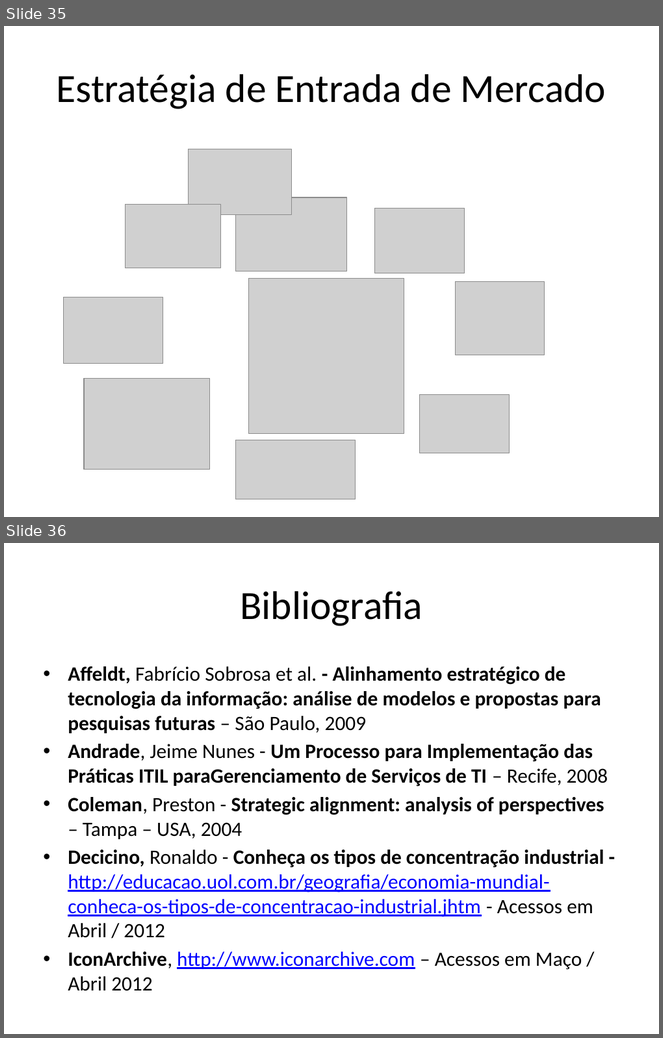
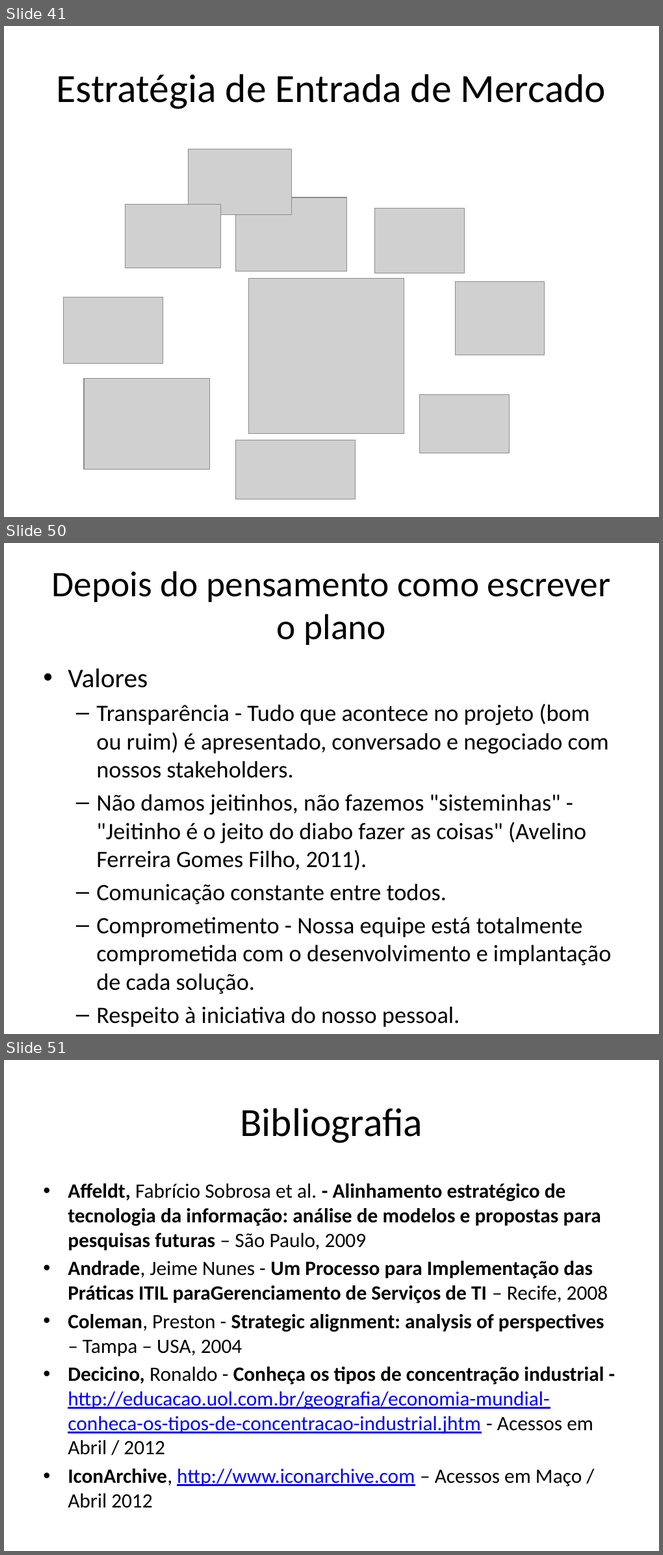
Before and after one commit to avelinoferreiragf/avelino, a slide deck: Gestao Estrategica TI/Estrategia Empresarial/Meu estudo.pptx. Shown one above the other, each under a label of ours: slides 35 and 36 before the commit, slides 41, 50 and 51 after it; the slides between them are not shown. The pictures are 663x1038 and 663x1555 pixels, drawn with LibreOffice and Linux fonts; fonts in the diff are those of the drawing; grey boxes stand for pictures. Boxes give left, top, right and bottom in pixels: in the first picture for what was removed or moved away, otherwise in the second. Text is boxed around its words. In the diff, an @@ line names an element or a change of style, - is before the commit and + after.

```diff
--- a/Gestao Estrategica TI/Estrategia Empresarial/Meu estudo.pptx
+++ b/Gestao Estrategica TI/Estrategia Empresarial/Meu estudo.pptx
@@ slide 50 added at <box>4,543,659,1034</box>, background #FFFFFF @@
@@ title added at <box>52,571,611,645</box>, 39.6 pt, text #000000 @@
+Depois do pensamento como escrever o plano
@@ text added at <box>68,668,611,994</box>, 25.9 pt, text #000000 @@
+• Valores
+  – Transparência - Tudo que acontece no projeto (bom ou ruim) é apresentado, conversado e negociado com nossos stakeholders.
+  – Não damos jeitinhos, não fazemos "sisteminhas" - "Jeitinho é o jeito do diabo fazer as coisas" (Avelino Ferreira Gomes Filho, 2011).
+  – Comunicação constante entre todos.
+  – Comprometimento - Nossa equipe está totalmente comprometida com o desenvolvimento e implantação de cada solução.
+  – Respeito à iniciativa do nosso pessoal.
@@ what was slide 35 is now slide 41 @@
@@ what was slide 36 is now slide 51 @@
```
Also in this commit, not shown: 10 slides changed, 14 other slides added, 11 other files.
